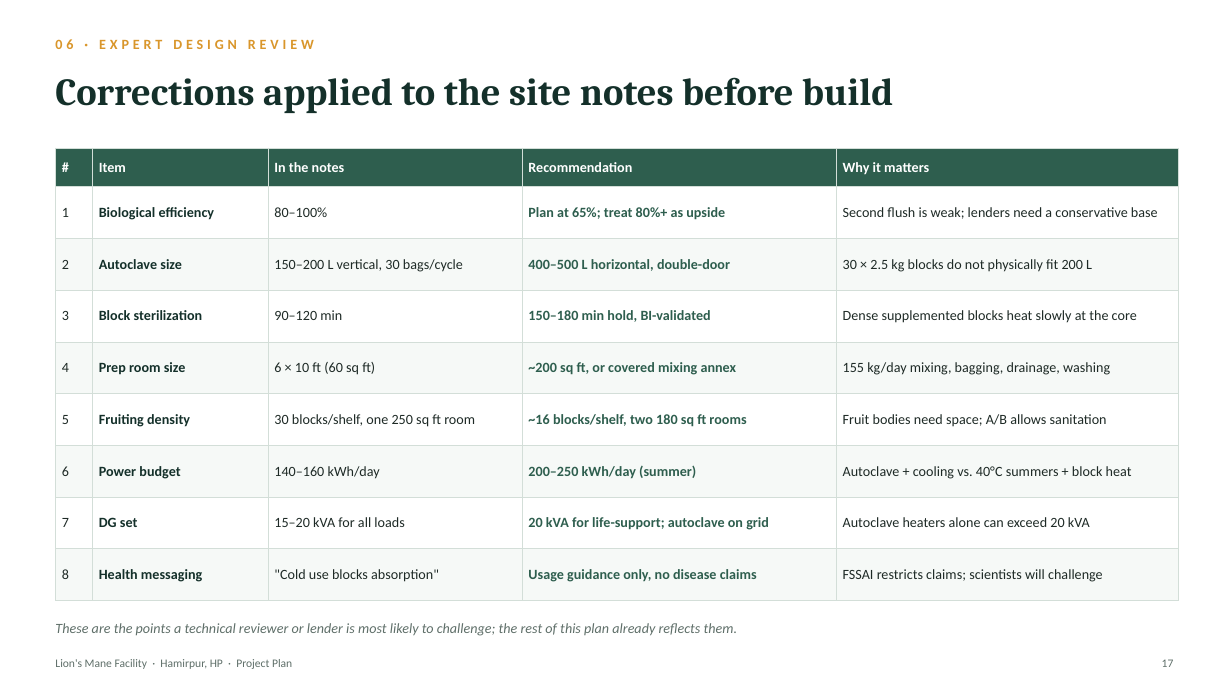
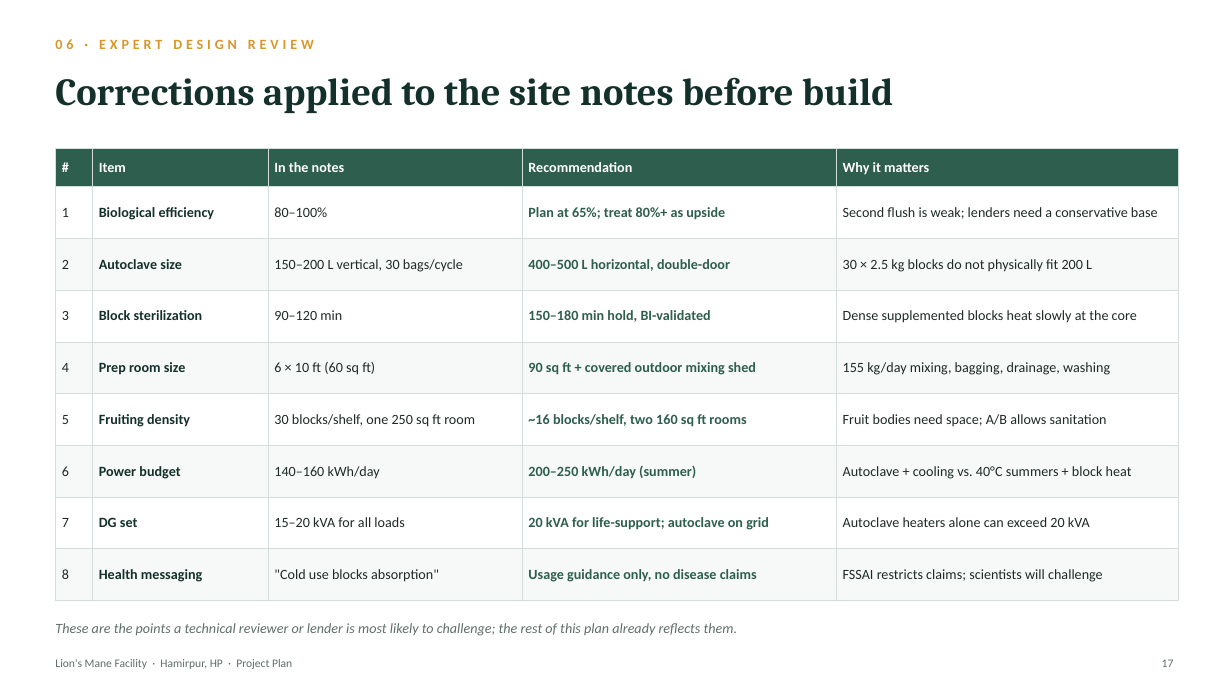
Before and after one commit to Devesh-bhardwaj/tictactoe, a slide deck: slide 17 of Lions_Mane_Facility_Project_Plan.pptx. Drawn at 1232x693 pixels with LibreOffice and Linux fonts; fonts in the diff are those of the drawing. Boxes give left, top, right and bottom in pixels: in the first picture for what was removed or moved away, otherwise in the second. Text is boxed around its words. In the diff, an @@ line names an element or a change of style, - is before the commit and + after.

```diff
--- a/Lions_Mane_Facility_Project_Plan.pptx
+++ b/Lions_Mane_Facility_Project_Plan.pptx
@@ table at (55, 148, 1178, 586) @@
-row 5, column 4: ~200 sq ft, or covered mixing annex
+row 5, column 4: 90 sq ft + covered outdoor mixing shed
-row 6, column 4: ~16 blocks/shelf, two 180 sq ft rooms
+row 6, column 4: ~16 blocks/shelf, two 160 sq ft rooms
```
Also in this commit, not shown: 10 other slides changed.
